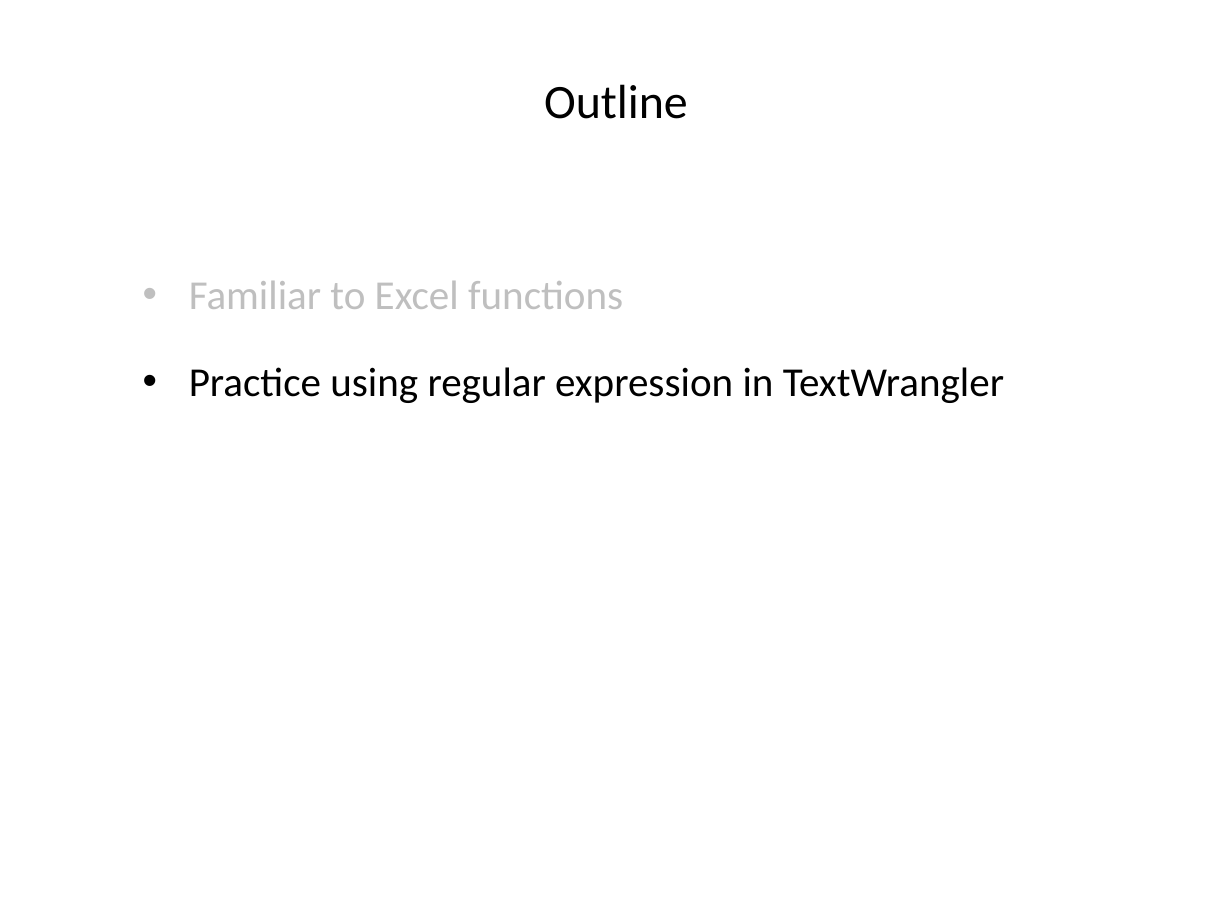
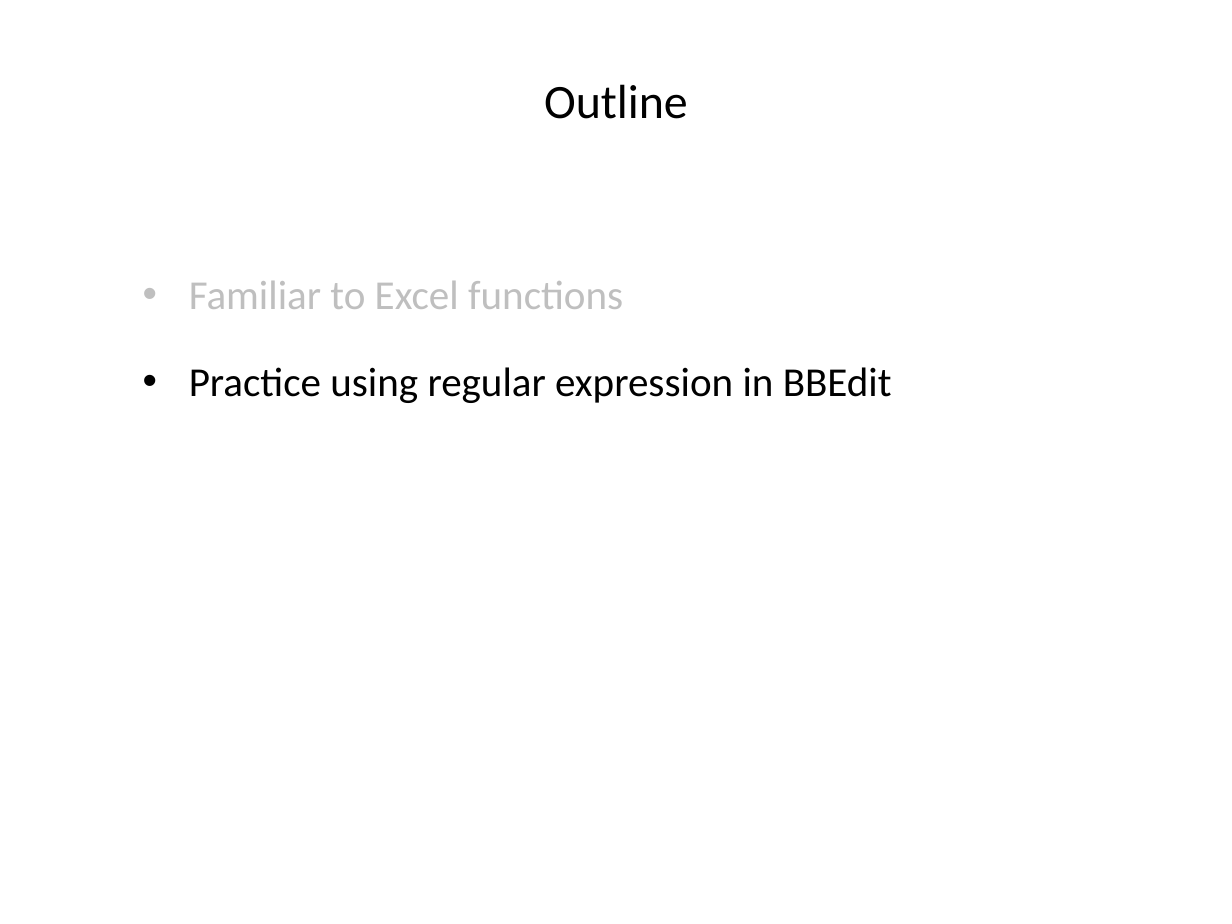
Before and after one commit to liu3zhenlab/teaching, a slide deck: slide 7 of PLPTH813Bioinformatis/2021/labs/lab01_Excel_regex_vi.pptx. Drawn at 1232x924 pixels with LibreOffice and Linux fonts; fonts in the diff are those of the drawing. Boxes give left, top, right and bottom in pixels: in the first picture for what was removed or moved away, otherwise in the second. Text is boxed around its words. In the diff, an @@ line names an element or a change of style, - is before the commit and + after.

```diff
--- a/PLPTH813Bioinformatis/2021/labs/lab01_Excel_regex_vi.pptx
+++ b/PLPTH813Bioinformatis/2021/labs/lab01_Excel_regex_vi.pptx
@@ text at (189, 367, 892, 403): text changed @@
-• Practice using regular expression in TextWrangler
+• Practice using regular expression in BBEdit
```
Also in this commit, not shown: 5 other slides changed, 2 slides added, 2 other files.
